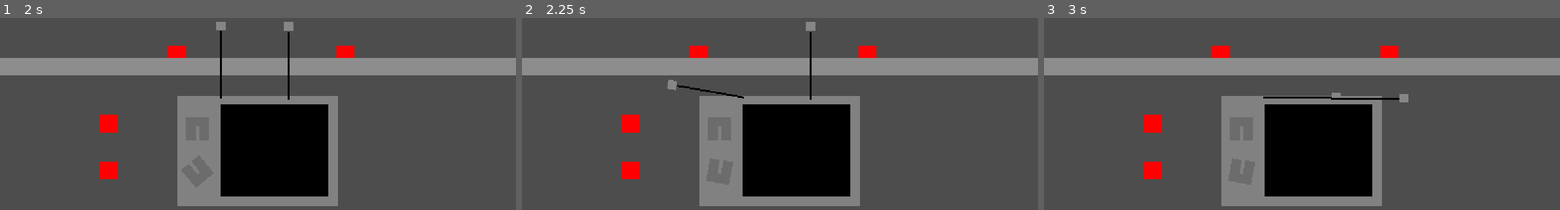
Above: before the commit, frames 1-3 (left to right).
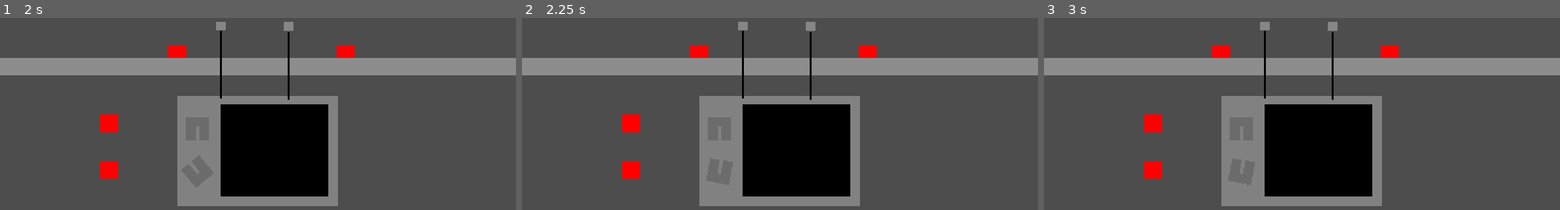
Above: after the commit, the same moments.

Repository: PlasmaOJ15/LD60TvRepair
Game: Godot game, scene res://scenes/tv_repair.tscn
Same seed, same stepped clock (60 frames per second), same inputs: the game is played once before the commit and once after it. This scene is started directly instead of the project's main scene.
Inputs (mouse positions are in pixels of both pictures, inside the frame that each line leads up to):
- Up to frame 1 (2 s): tap Enter at 0.5 s; move the mouse to (196, 129) at 0.52 s; hold Right (ui_right) 0.53-1.28 s; click (196, 129) at 0.6 s; tap Space at 1.25 s; move the mouse to (196, 171) at 1.27 s; hold Left (ui_left) from 1.28 s (still down); click (196, 171) at 1.35 s
- Up to frame 2 (2.25 s): tap Enter at 2 s; move the mouse to (743, 96) at 2.02 s; release Left (ui_left) at 2.03 s; hold Right (ui_right) from 2.03 s (still down); click (743, 96) at 2.1 s
- Up to frame 3 (3 s): keep holding Right (ui_right); tap Space at 2.75 s; move the mouse to (1332, 98) at 2.77 s; click (1332, 98) at 2.85 s

Frame 1 is identical in both runs. In frame 2, 0.4% of the frame differs, in the area x 28-44%, y 2-42%; in frame 3, 0.8%, in the area x 41-71%, y 2-44%.

Commit message:
Fixed TV collissions
Fixed a logic error where you couldnt drop a dial while hovering over it

Diff:
--- a/scenes/antenna.tscn
+++ b/scenes/antenna.tscn
@@ -25,12 +25,13 @@
 mouse_filter = 2
 color = Color(0.525894, 0.52589405, 0.525894, 1)
 
+[node name="Area2D" type="Area2D" parent="assets" unique_id=930345354]
+position = Vector2(160, 0)
+
+[node name="CollisionShape2D" type="CollisionShape2D" parent="assets/Area2D" unique_id=1451270202]
+shape = SubResource("RectangleShape2D_cymb1")
+
 [node name="aimProxy" type="Node2D" parent="." unique_id=1937303953]
 
-[node name="Area2D" type="Area2D" parent="." unique_id=930345354]
-
-[node name="CollisionShape2D" type="CollisionShape2D" parent="Area2D" unique_id=1451270202]
-shape = SubResource("RectangleShape2D_cymb1")
-
-[connection signal="mouse_entered" from="Area2D" to="." method="_on_area_2d_mouse_entered"]
-[connection signal="mouse_exited" from="Area2D" to="." method="_on_area_2d_mouse_exited"]
+[connection signal="mouse_entered" from="assets/Area2D" to="." method="_on_area_2d_mouse_entered"]
+[connection signal="mouse_exited" from="assets/Area2D" to="." method="_on_area_2d_mouse_exited"]
--- a/scripts/antenna.gd
+++ b/scripts/antenna.gd
@@ -32,12 +32,12 @@
 			assets.rotation_degrees = (currPos+18) * snapDivider
 	# click interaction
 	if Input.is_action_just_pressed("interact"):
-		if canClick:
+		if isActive:
+			isActive = false
+			Global.mouseBusy = false
+		elif canClick:
 			isActive = true
 			Global.mouseBusy = true
-		elif isActive:
-			isActive = false
-			Global.mouseBusy = false
 
 func getValue() -> int:
 	return currPos
--- a/scripts/dial.gd
+++ b/scripts/dial.gd
@@ -28,12 +28,12 @@
 			assets.rotation_degrees = currPos * snapDivider
 	# click interaction
 	if Input.is_action_just_pressed("interact"):
-		if canClick:
+		if isActive:
+			isActive = false
+			Global.mouseBusy = false
+		elif canClick:
 			isActive = true
 			Global.mouseBusy = true
-		elif isActive:
-			isActive = false
-			Global.mouseBusy = false
 
 func getValue() -> int:
 	return currPos
Not shown, changed: Assets/Audio/AntennaSet.wav.import
Not shown, changed: Assets/Audio/ButtonClick.wav.import
Not shown, changed: Assets/Audio/DialSet.wav.import
Not shown, changed: Assets/Audio/TVStatic.mp3.import
